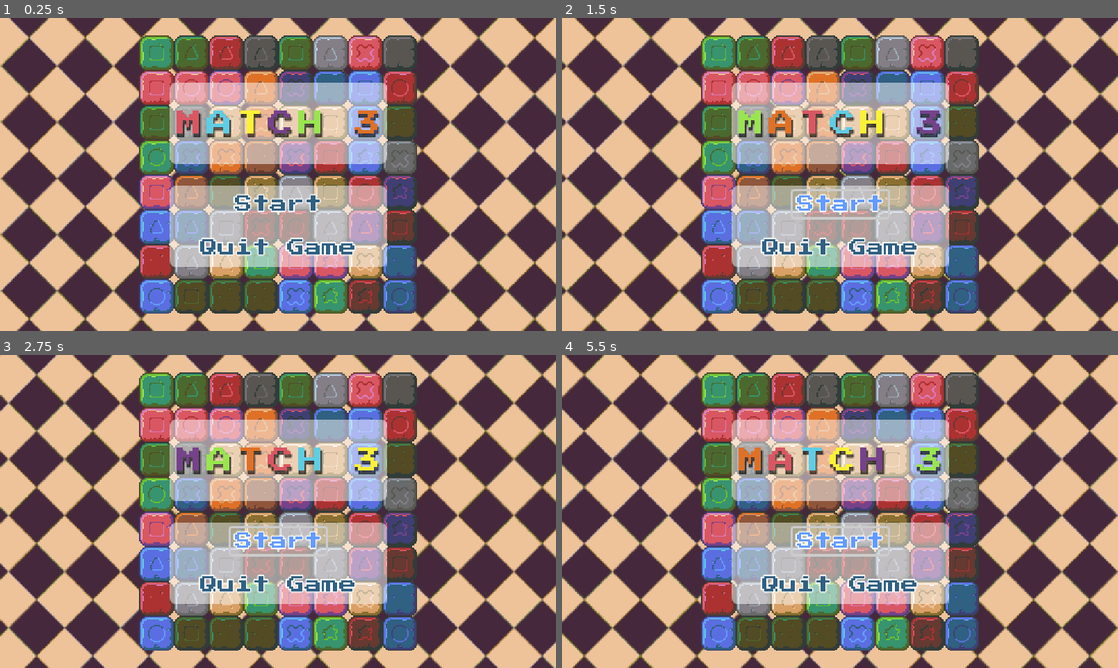
Above: before the commit, frames 1-4 (two rows, left to right).
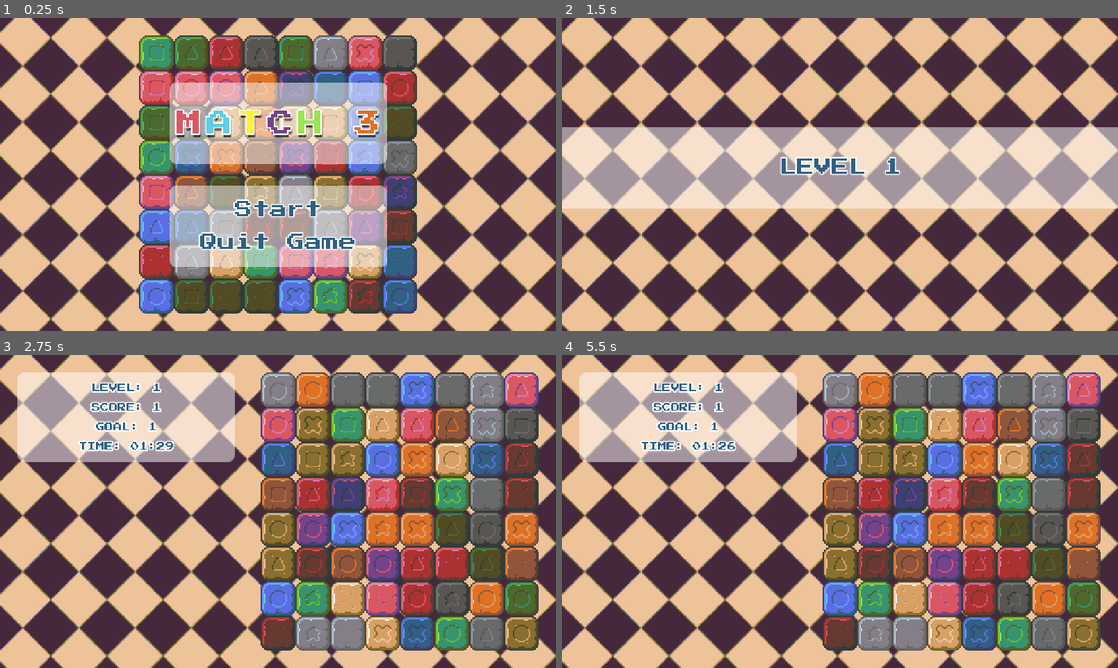
Above: after the commit, the same moments.

Repository: lazaromenezes/edx-games50
Game: Godot game, scene res://scenes/title_screen/title_screen.tscn
The game is run twice, just before and just after one commit, with the same random seed, the same clock (stepped at 60 frames per second) and the same inputs.
Inputs (mouse positions are in pixels of both pictures, inside the frame that each line leads up to):
- Up to frame 1 (0.25 s): no input
- Up to frame 2 (1.5 s): click "Start" at 0.5 s; click (840, 202) at 1.25 s, where only the run before the commit has a clickable "Start"
- Up to frame 3 (2.75 s): click (278, 539) at 2 s, where only the run before the commit has a clickable "Start"
- Up to frame 4 (5.5 s): no input

The runs differ from the first frame. In frame 1, 35% of the frame differs, in the area x 0-100%, y 0-100%; in frame 2, 76%; in frame 3, 80%; in frame 4, 84%.

Commit message:
Draw main game UI

Diff:
--- /dev/null
+++ b/match_three/lib/scene_manager.gd
@@ -0,0 +1,15 @@
+extends Node
+
+const GAME: String = "GAME"
+const TITLE: String = "TITLE"
+
+var titleScreen: PackedScene = preload ("res://scenes/title_screen/title_screen.tscn")
+var gameScreen: PackedScene = preload ("res://scenes/game/game.tscn")
+
+var scenes: Dictionary = {
+	TITLE: titleScreen,
+	GAME: gameScreen,
+}
+
+func change_to(scene: String):
+	get_tree().call_deferred("change_scene_to_packed", scenes[scene])
--- a/match_three/project.godot
+++ b/match_three/project.godot
@@ -11,9 +11,14 @@
 [application]
 
 config/name="match_three"
+config/tags=PackedStringArray("edx_games_50", "study", "v4.3")
 run/main_scene="res://scenes/title_screen/title_screen.tscn"
 config/features=PackedStringArray("4.3", "GL Compatibility")
 config/icon="res://icon.svg"
+
+[autoload]
+
+SceneManager="*res://lib/scene_manager.gd"
 
 [display]
 
--- a/match_three/resources/main_theme.tres
+++ b/match_three/resources/main_theme.tres
@@ -1,8 +1,17 @@
-[gd_resource type="Theme" load_steps=3 format=3 uid="uid://byfkftjxut00j"]
+[gd_resource type="Theme" load_steps=5 format=3 uid="uid://byfkftjxut00j"]
 
 [ext_resource type="FontFile" uid="uid://dblqi8tbpx0id" path="res://assets/font/PressStart2P-Regular.ttf" id="1_oo8bp"]
 
-[sub_resource type="StyleBoxFlat" id="StyleBoxFlat_8aigy"]
+[sub_resource type="StyleBoxFlat" id="StyleBoxFlat_4f2dp"]
+content_margin_top = 10.0
+content_margin_bottom = 10.0
+bg_color = Color(1, 1, 1, 0.501961)
+
+[sub_resource type="StyleBoxEmpty" id="StyleBoxEmpty_meed2"]
+
+[sub_resource type="StyleBoxFlat" id="StyleBoxFlat_rpn86"]
+content_margin_top = 10.0
+content_margin_bottom = 10.0
 bg_color = Color(1, 1, 1, 0.501961)
 corner_radius_top_left = 6
 corner_radius_top_right = 6
@@ -11,6 +20,8 @@
 
 [resource]
 default_font = ExtResource("1_oo8bp")
+Banner/base_type = &"PanelContainer"
+Banner/styles/panel = SubResource("StyleBoxFlat_4f2dp")
 Button/colors/font_color = Color(0.188235, 0.376471, 0.509804, 1)
 Button/colors/font_focus_color = Color(0.388235, 0.607843, 1, 1)
 Button/colors/font_hover_color = Color(0.388235, 0.607843, 1, 1)
@@ -18,4 +29,13 @@
 Button/colors/font_outline_color = Color(1, 1, 1, 1)
 Button/colors/font_pressed_color = Color(1, 1, 1, 1)
 Button/constants/outline_size = 5
-PanelContainer/styles/panel = SubResource("StyleBoxFlat_8aigy")
+Label/colors/font_color = Color(0.188235, 0.376471, 0.509804, 1)
+Label/colors/font_outline_color = Color(1, 1, 1, 1)
+Label/colors/font_shadow_color = Color(0, 0, 0, 0)
+Label/constants/line_spacing = 3
+Label/constants/outline_size = 5
+Label/constants/shadow_offset_x = 1
+Label/constants/shadow_offset_y = 1
+Label/constants/shadow_outline_size = 1
+Label/styles/normal = SubResource("StyleBoxEmpty_meed2")
+PanelContainer/styles/panel = SubResource("StyleBoxFlat_rpn86")
--- /dev/null
+++ b/match_three/scenes/background/background.gd
@@ -0,0 +1,15 @@
+extends CanvasLayer
+
+#@export var scroll_speed: float = 80
+
+var _initial_position: float
+#var _loop_position: float = 0
+
+func _ready():
+	_initial_position = $BackgroundImage.position.x
+
+#func _physics_process(delta: float) -> void:
+	#$BackgroundImage.position.x -= scroll_speed * delta
+	#
+	#if $BackgroundImage.position.x <= _loop_position:
+		#$BackgroundImage.position.x = _initial_position
--- a/match_three/scenes/scrolling_background/scrolling_background.tscn
+++ b/match_three/scenes/background/background.tscn
@@ -1,6 +1,6 @@
 [gd_scene load_steps=3 format=3 uid="uid://bxjyeoijeky33"]
 
-[ext_resource type="Script" path="res://scenes/scrolling_background/scrolling_background.gd" id="1_o1o5i"]
+[ext_resource type="Script" path="res://scenes/background/background.gd" id="1_o1o5i"]
 [ext_resource type="Texture2D" uid="uid://cxw8duk7chur6" path="res://assets/background.png" id="1_tqnsn"]
 
 [node name="Background" type="CanvasLayer"]
--- /dev/null
+++ b/match_three/scenes/game/game.gd
@@ -0,0 +1,32 @@
+extends Node2D
+
+enum State {LEVEL_DISPLAY, PLAY}
+
+var _level: int = 0
+var _state: State
+
+var level_banner_scene = preload("res://scenes/level_banner/level_banner.tscn")
+
+func _ready() -> void:
+	_next_level()
+
+func _next_level():
+	_state = State.LEVEL_DISPLAY
+	_level += 1
+
+	$GameHud.hide()
+	_show_banner()
+
+func _show_banner():
+	var level_banner = level_banner_scene.instantiate()
+	level_banner.set_level(_level)
+	level_banner.displayed.connect(_on_banner_displayed)
+	add_child(level_banner)
+
+func _on_banner_displayed():
+	_prepare()
+
+func _prepare():
+	$Board/GameBoard.new_board(_level)
+	$GameHud.reset(_level, 0, 9000, $Timer)
+	_state = State.PLAY
--- /dev/null
+++ b/match_three/scenes/game/game.tscn
@@ -0,0 +1,72 @@
+[gd_scene load_steps=6 format=3 uid="uid://dd5176u64sphr"]
+
+[ext_resource type="PackedScene" uid="uid://bxjyeoijeky33" path="res://scenes/background/background.tscn" id="1_af1tn"]
+[ext_resource type="Script" path="res://scenes/game/game.gd" id="1_mkc53"]
+[ext_resource type="Script" path="res://scenes/game/game_board.gd" id="3_prdv5"]
+[ext_resource type="Script" path="res://scenes/game/game_hud.gd" id="4_jsok3"]
+[ext_resource type="Theme" uid="uid://byfkftjxut00j" path="res://resources/main_theme.tres" id="4_v73n2"]
+
+[node name="Game" type="Node2D"]
+script = ExtResource("1_mkc53")
+
+[node name="Timer" type="Timer" parent="."]
+wait_time = 90.0
+
+[node name="Background" parent="." instance=ExtResource("1_af1tn")]
+
+[node name="Board" type="CanvasLayer" parent="."]
+
+[node name="GameBoard" type="Node2D" parent="Board"]
+script = ExtResource("3_prdv5")
+
+[node name="GameHud" type="CanvasLayer" parent="."]
+layer = 2
+visible = false
+script = ExtResource("4_jsok3")
+
+[node name="Hud" type="PanelContainer" parent="GameHud"]
+custom_minimum_size = Vector2(200, 0)
+offset_left = 16.0
+offset_top = 16.0
+offset_right = 216.0
+offset_bottom = 98.0
+theme = ExtResource("4_v73n2")
+
+[node name="VBoxContainer" type="VBoxContainer" parent="GameHud/Hud"]
+layout_mode = 2
+theme_override_constants/separation = 10
+
+[node name="Level" type="Label" parent="GameHud/Hud/VBoxContainer"]
+unique_name_in_owner = true
+layout_mode = 2
+theme_override_font_sizes/font_size = 8
+text = "Level: %d"
+horizontal_alignment = 1
+vertical_alignment = 1
+
+[node name="Score" type="Label" parent="GameHud/Hud/VBoxContainer"]
+unique_name_in_owner = true
+auto_translate_mode = 1
+layout_mode = 2
+theme_override_font_sizes/font_size = 8
+text = "Score: %d"
+horizontal_alignment = 1
+vertical_alignment = 1
+
+[node name="Goal" type="Label" parent="GameHud/Hud/VBoxContainer"]
+unique_name_in_owner = true
+auto_translate_mode = 1
+layout_mode = 2
+theme_override_font_sizes/font_size = 8
+text = "Goal: %d"
+horizontal_alignment = 1
+vertical_alignment = 1
+
+[node name="Time" type="Label" parent="GameHud/Hud/VBoxContainer"]
+unique_name_in_owner = true
+auto_translate_mode = 1
+layout_mode = 2
+theme_override_font_sizes/font_size = 8
+text = "Time: %d:%d"
+horizontal_alignment = 1
+vertical_alignment = 1
--- /dev/null
+++ b/match_three/scenes/game/game_board.gd
@@ -0,0 +1,41 @@
+extends Node2D
+
+@export var board_size: Vector2 = Vector2(8, 8)
+
+var _viewport_halfed: Vector2
+
+func _ready():
+	_viewport_halfed = get_viewport_rect().size / 2.0
+
+func new_board(level: int):
+	_clear()
+	_add_tiles()
+	_centralize()
+
+func _clear():
+	for tile in get_children():
+		tile.queue_free()
+
+func _add_tiles():
+	for row in board_size.x:
+		for column in board_size.y:
+			var tile = TileManager.random_tile()
+			_add_sprite(tile, row, column)
+
+func _add_sprite(tile, row, column) -> void:
+	var sprite = Sprite2D.new()
+	sprite.texture = tile.texture
+	sprite.position = Vector2(row * TileManager.TILE_SIZE, column * TileManager.TILE_SIZE)
+	add_child(sprite)
+
+func _centralize():
+	var half_board_size = (board_size * TileManager.TILE_SIZE) / 2.0
+	var offset = Vector2(TileManager.TILE_SIZE, TileManager.TILE_SIZE) / 2.0
+
+	position = _viewport_halfed - half_board_size + offset
+
+	_move_right()
+
+func _move_right():
+	var tween = create_tween()
+	tween.tween_property(self, "position:x", _viewport_halfed.x , 0.1)
--- /dev/null
+++ b/match_three/scenes/game/game_hud.gd
@@ -0,0 +1,29 @@
+extends CanvasLayer
+
+const LEVEL: String = "LEVEL: %d"
+const SCORE: String = "SCORE: %d"
+const GOAL: String = "GOAL: %d"
+const TIME: String = "TIME: %02d:%02d"
+
+@export var initial_time: float = 90
+
+var _timer: Timer
+
+func reset(level: int, score: int, goal: int, timer: Timer):
+	%Level.text = LEVEL % level
+	%Score.text = SCORE % level
+	%Goal.text = GOAL % level
+	_timer = timer
+	_timer.start()
+	show()
+
+func _process(delta):
+	if visible:
+		%Time.text = _format_time()
+
+func _format_time():
+	var remaining_time = _timer.time_left
+	var minutes = remaining_time / 60
+	var seconds = fmod(remaining_time, 60)
+
+	return TIME % [minutes, seconds]
--- /dev/null
+++ b/match_three/scenes/level_banner/level_banner.gd
@@ -0,0 +1,15 @@
+extends CanvasLayer
+
+signal displayed()
+
+const TEXT_TEMPLATE: String = "LEVEL %d"
+
+func _ready():
+	var tween = create_tween()
+	tween.tween_property(self, "transform:origin:y", 100, 0.5)
+	tween.tween_property(self, "transform:origin:y", 500, 0.5).set_delay(0.5)
+	tween.tween_callback(displayed.emit)
+	tween.tween_callback(queue_free)
+
+func set_level(level: int):
+	$PanelContainer/Label.text = TEXT_TEMPLATE % level
--- /dev/null
+++ b/match_three/scenes/level_banner/level_banner.tscn
@@ -0,0 +1,28 @@
+[gd_scene load_steps=3 format=3 uid="uid://orqr45r18gtp"]
+
+[ext_resource type="Script" path="res://scenes/level_banner/level_banner.gd" id="1_jdjst"]
+[ext_resource type="Theme" uid="uid://byfkftjxut00j" path="res://resources/main_theme.tres" id="1_oey6y"]
+
+[node name="Banners" type="CanvasLayer"]
+layer = 3
+offset = Vector2(0, -75)
+transform = Transform2D(1, 0, 0, 1, 0, -75)
+script = ExtResource("1_jdjst")
+
+[node name="PanelContainer" type="PanelContainer" parent="."]
+auto_translate_mode = 1
+custom_minimum_size = Vector2(0, 75)
+anchors_preset = -1
+anchor_right = 1.0
+anchor_bottom = 0.260417
+grow_horizontal = 2
+theme = ExtResource("1_oey6y")
+theme_type_variation = &"Banner"
+
+[node name="Label" type="Label" parent="PanelContainer"]
+auto_translate_mode = 1
+layout_mode = 2
+size_flags_horizontal = 4
+text = "LEVEL 1"
+horizontal_alignment = 1
+vertical_alignment = 1
--- a/match_three/scenes/scrolling_background/scrolling_background.gd
+++ /dev/null
@@ -1,15 +0,0 @@
-extends CanvasLayer
-
-@export var scroll_speed: float = 80
-
-var _initial_position: float
-var _loop_position: float = 0
-
-func _ready():
-	_initial_position = $BackgroundImage.position.x
-
-func _physics_process(delta: float) -> void:
-	$BackgroundImage.position.x -= scroll_speed * delta
-
-	if $BackgroundImage.position.x <= _loop_position:
-		$BackgroundImage.position.x = _initial_position
--- a/match_three/scenes/title_banner/title_bannertscn.tscn
+++ b/match_three/scenes/title_banner/title_banner.tscn
@@ -1,6 +1,6 @@
 [gd_scene load_steps=2 format=3 uid="uid://jn3bimaevemh"]
 
-[ext_resource type="Script" path="res://scenes/title_banner/title_bannertscn.gd" id="1_bk3hv"]
+[ext_resource type="Script" path="res://scenes/title_banner/title_banner.gd" id="1_bk3hv"]
 
 [node name="TitleBanner" type="Control"]
 layout_mode = 3
--- /dev/null
+++ b/match_three/scenes/title_screen/title_screen.gd
@@ -0,0 +1,7 @@
+extends Node2D
+
+func _on_start_pressed():
+	SceneManager.change_to(SceneManager.GAME)
+
+func _on_quit_pressed():
+	get_tree().quit()
--- a/match_three/scenes/title_screen/title_screen.tscn
+++ b/match_three/scenes/title_screen/title_screen.tscn
@@ -1,9 +1,10 @@
-[gd_scene load_steps=9 format=3 uid="uid://rdlkwc2yvx2x"]
+[gd_scene load_steps=10 format=3 uid="uid://rdlkwc2yvx2x"]
 
-[ext_resource type="PackedScene" uid="uid://bxjyeoijeky33" path="res://scenes/scrolling_background/scrolling_background.tscn" id="1_gkekp"]
+[ext_resource type="PackedScene" uid="uid://bxjyeoijeky33" path="res://scenes/background/background.tscn" id="1_gkekp"]
+[ext_resource type="Script" path="res://scenes/title_screen/title_screen.gd" id="1_jehc2"]
 [ext_resource type="Script" path="res://scenes/title_screen/static_board.gd" id="2_lohbl"]
 [ext_resource type="Theme" uid="uid://byfkftjxut00j" path="res://resources/main_theme.tres" id="3_mgjks"]
-[ext_resource type="PackedScene" uid="uid://jn3bimaevemh" path="res://scenes/title_banner/title_bannertscn.tscn" id="4_pgrtf"]
+[ext_resource type="PackedScene" uid="uid://jn3bimaevemh" path="res://scenes/title_banner/title_banner.tscn" id="4_pgrtf"]
 
 [sub_resource type="InputEventAction" id="InputEventAction_8s41y"]
 action = &"ui_accept"
@@ -18,6 +19,7 @@
 events = [SubResource("InputEventAction_l56dp")]
 
 [node name="TitleScreen" type="Node2D"]
+script = ExtResource("1_jehc2")
 
 [node name="Background" parent="." instance=ExtResource("1_gkekp")]
 
@@ -88,3 +90,6 @@
 theme_type_variation = &"FlatButton"
 shortcut = SubResource("Shortcut_71d5r")
 text = "Quit Game"
+
+[connection signal="pressed" from="UILayer/Control/VBoxContainer/Panel2/VBoxContainer/Start" to="." method="_on_start_pressed"]
+[connection signal="pressed" from="UILayer/Control/VBoxContainer/Panel2/VBoxContainer/Quit" to="." method="_on_quit_pressed"]
Renamed: match_three/scenes/title_banner/title_bannertscn.gd -> match_three/scenes/title_banner/title_banner.gd
